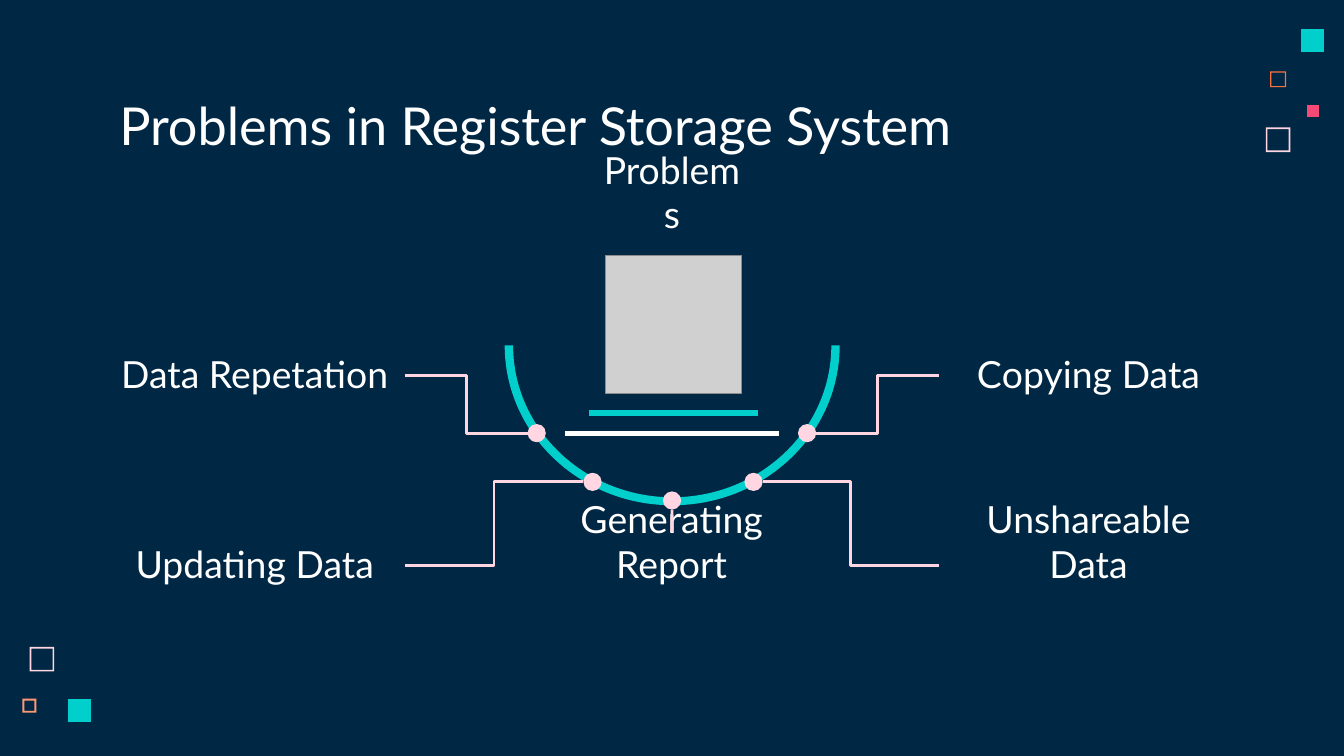
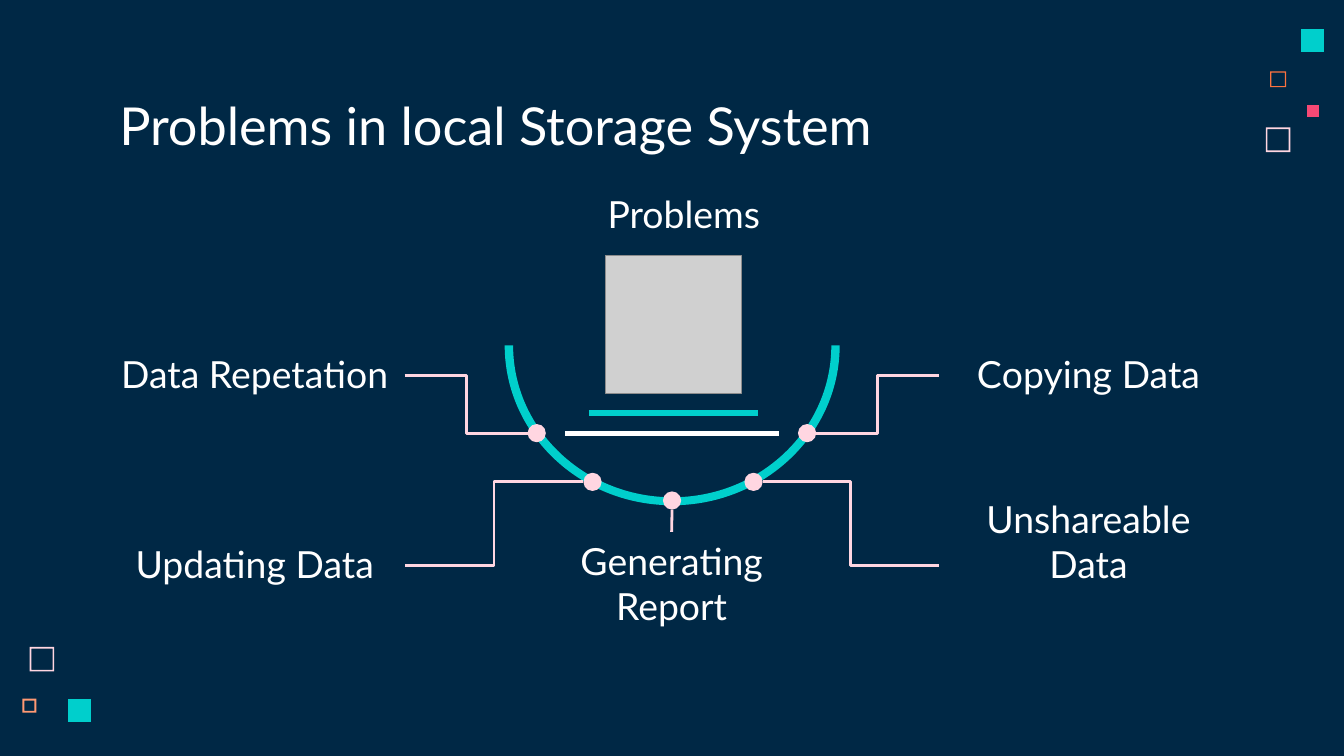
Before and after one commit to AbdulMateenzwl/Final-Year-Project-Management-System, a slide deck: slide 6 of Presentation/Presentation.pptx. Drawn at 1344x756 pixels with LibreOffice and Linux fonts; fonts in the diff are those of the drawing; grey boxes stand for pictures. Boxes give left, top, right and bottom in pixels: in the first picture for what was removed or moved away, otherwise in the second. Text is boxed around its words. In the diff, an @@ line names an element or a change of style, - is before the commit and + after.

```diff
--- a/Presentation/Presentation.pptx
+++ b/Presentation/Presentation.pptx
@@ title at [119,106,872,154]: text changed @@
-Problems in Register Storage System
+Problems in local Storage System
@@ text "Problems" rewrapped from [589,183,755,250] to [608,200,761,229] @@
@@ text "Generating Report" rewrapped from [580,500,762,585] to [580,547,762,627] @@
```
Also in this commit, not shown: 2 other slides changed, 5 other files.
